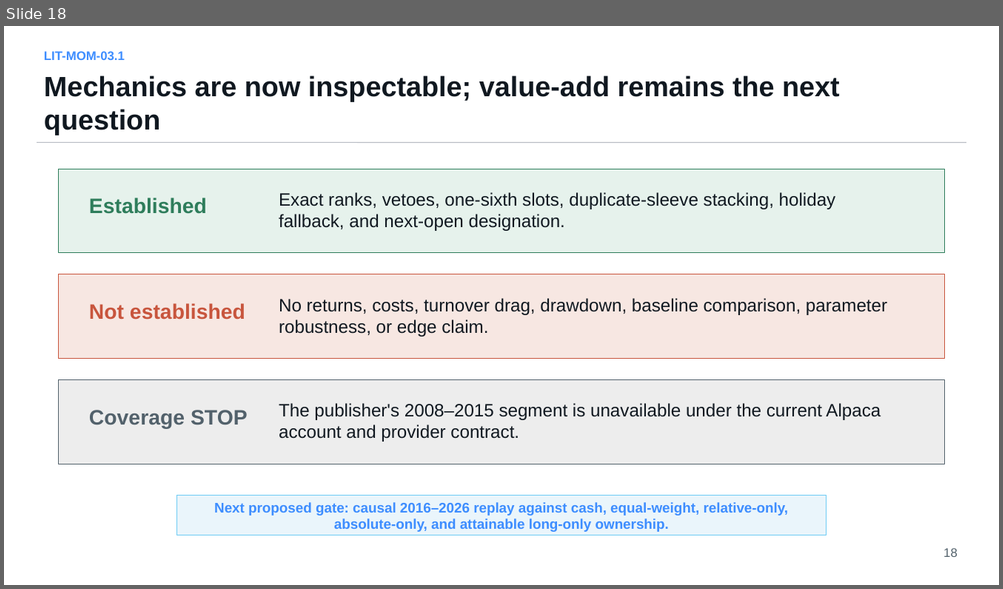
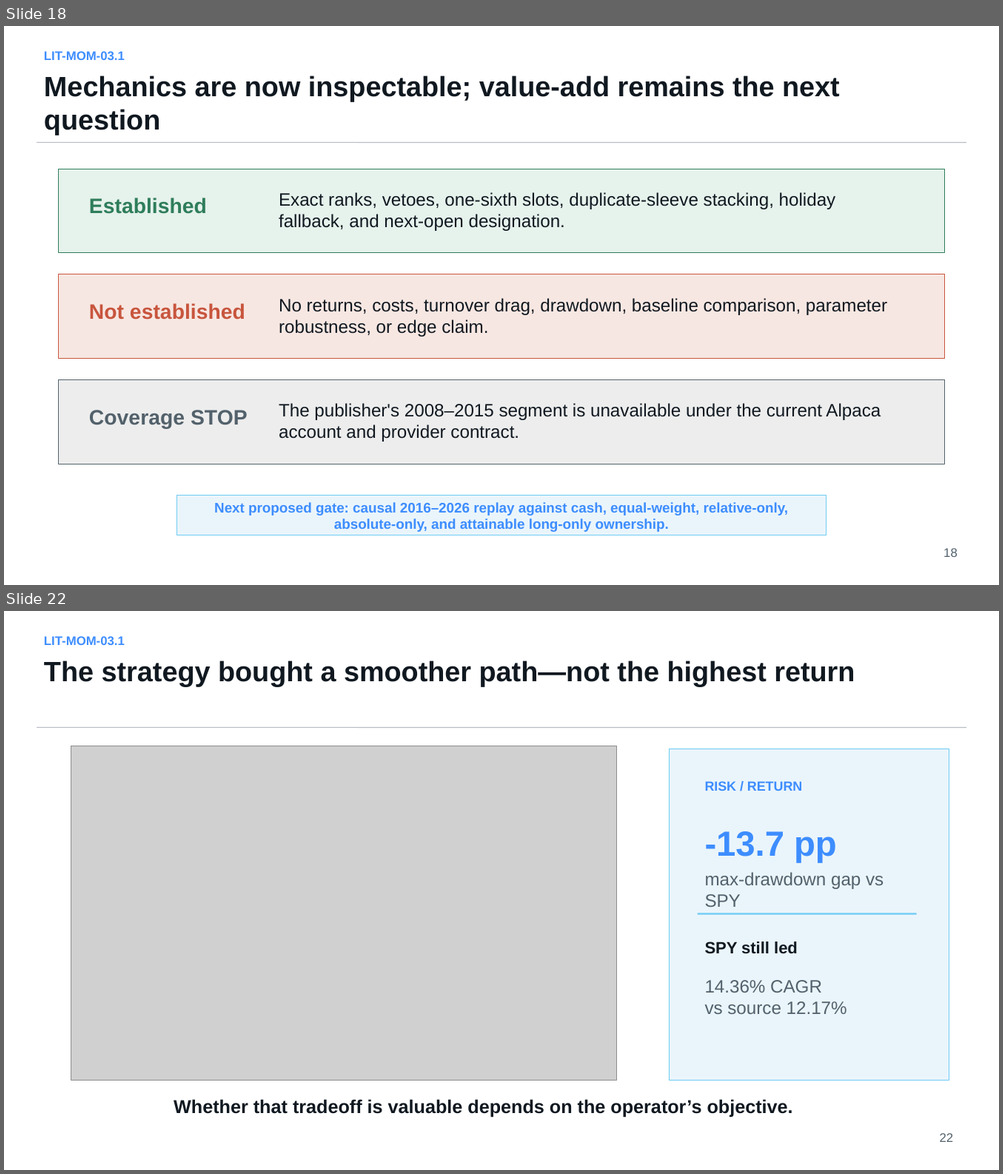
Before and after one commit to Francisc0Franc0/Time-Series-Modeling-Gen5, a slide deck: literature_studies/presentations/gen5_lit_mom_03_1_dual_momentum_study.pptx. Shown one above the other, each under a label of ours: slide 18 before the commit, slides 18 and 22 after it; the slides between them are not shown. The pictures are 1003x589 and 1003x1174 pixels, drawn with LibreOffice and Linux fonts; fonts in the diff are those of the drawing; grey boxes stand for pictures. Boxes give left, top, right and bottom in pixels: in the first picture for what was removed or moved away, otherwise in the second. Text is boxed around its words. In the diff, an @@ line names an element or a change of style, - is before the commit and + after.

```diff
--- a/literature_studies/presentations/gen5_lit_mom_03_1_dual_momentum_study.pptx
+++ b/literature_studies/presentations/gen5_lit_mom_03_1_dual_momentum_study.pptx
@@ slide 22 added at (4,611,999,1170), background #FFFFFF @@
@@ text added at (44,636,125,645), 12 pt, text #3D8DFF, bold @@
+LIT-MOM-03.1
@@ text added at (44,661,854,686), 27 pt, text #101820, bold @@
+The strategy bought a smoother path—not the highest return
@@ line added from (37, 727) to (967, 727), #B8BCC4 0.75 pt @@
@@ picture added at (71,746,617,1080) @@
@@ rectangle added at (669,749,949,1080), fill #EAF5FB, outline #6DCBF4 0.75 pt @@
@@ text added at (705,781,802,791), 12.8 pt, text #3D8DFF, bold @@
+RISK / RETURN
@@ text added at (705,832,836,863), 33.8 pt, text #3D8DFF, bold @@
+-13.7 pp
@@ text added at (705,872,883,907), 17.2 pt, text #52616B @@
+max-drawdown gap vs SPY
@@ line added from (697, 914) to (916, 914), #6DCBF4 1.5 pt @@
@@ text added at (705,942,797,954), 15.8 pt, text #101820, bold @@
+SPY still led
@@ text added at (705,980,847,1014), 17.2 pt, text #52616B @@
+14.36% CAGR
+vs source 12.17%
@@ text added at (173,1099,793,1117), 18 pt, text #101820, bold @@
+Whether that tradeoff is valuable depends on the operator’s objective.
@@ text added at (939,1133,953,1142), 12 pt, text #52616B @@
+22
```
Also in this commit, not shown: 1 slide changed, 5 other slides added, 9 other files.
